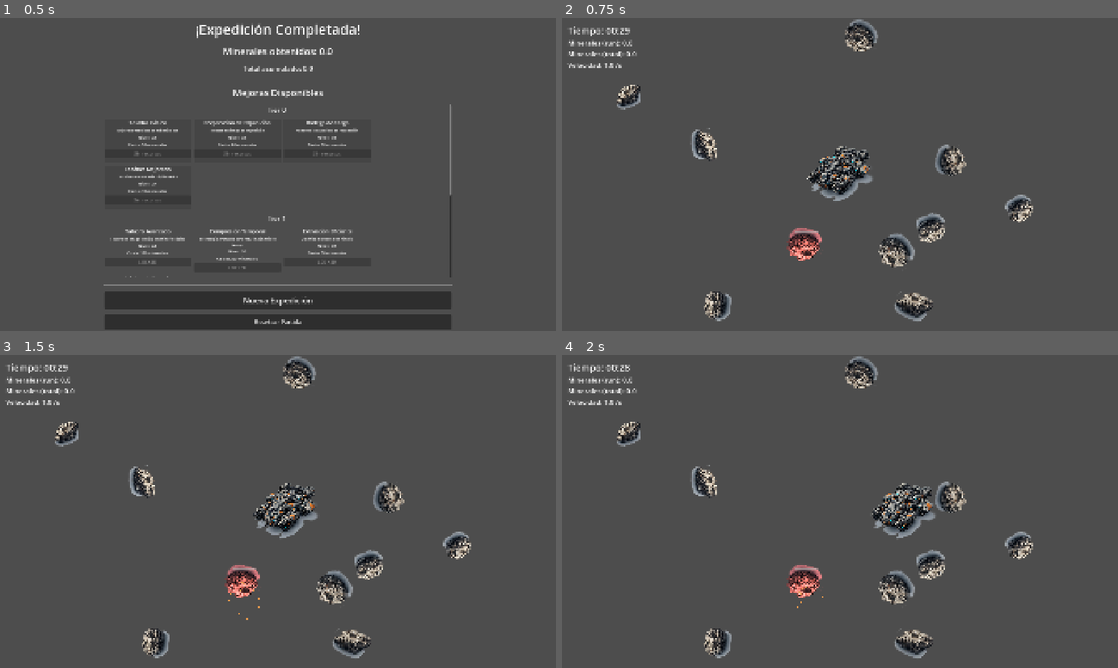
Above: before the commit, frames 1-4 (two rows, left to right).
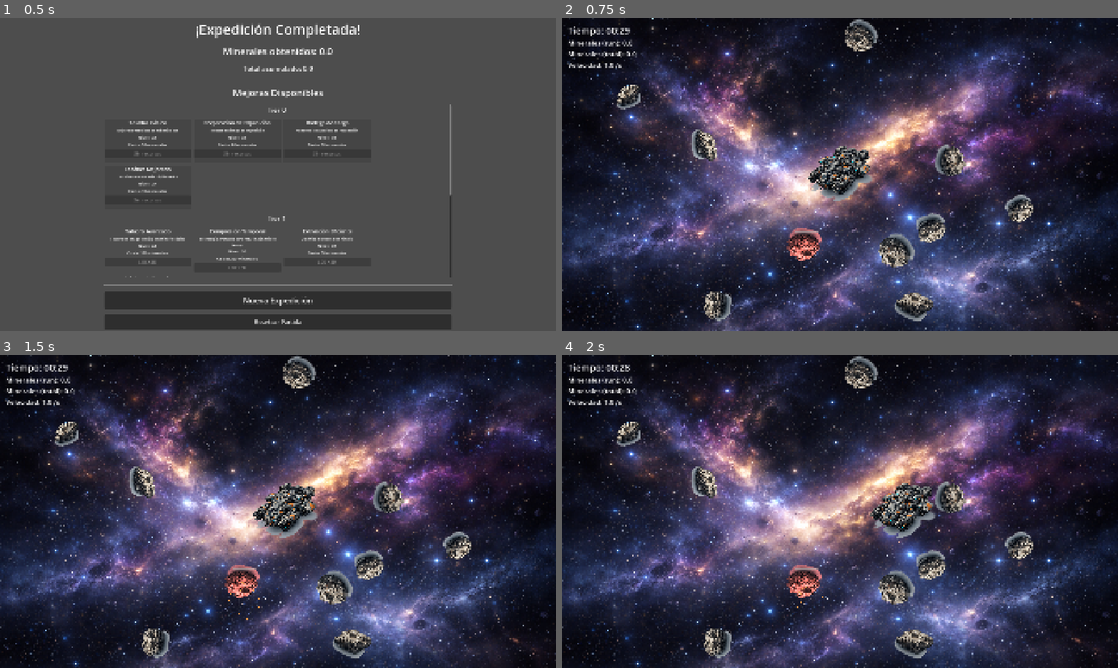
Above: after the commit, the same moments.

Repository: Sefito/space-idle-miner
Game: Godot game, scene res://scenes/Main.tscn
The game is run twice, just before and just after one commit, with the same random seed, the same clock (stepped at 60 frames per second) and the same inputs.
Inputs (mouse positions are in pixels of both pictures, inside the frame that each line leads up to):
- Up to frame 1 (0.5 s): no input
- Up to frame 2 (0.75 s): click "Nueva Expedición" at 0.5 s
- Up to frame 3 (1.5 s): tap Enter at 1.25 s; move the mouse to (144, 480) at 1.27 s; hold D (move_right) from 1.28 s (still down); click (144, 480) at 1.42 s
- Up to frame 4 (2 s): keep holding D (move_right)

Frame 1 is identical in both runs. In frame 2, 89% of the frame differs, in the area x 0-100%, y 0-100%; in frame 3, 89%; in frame 4, 90%.

Commit message:
Add expedition_background.png as background for expedition scene
Co-authored-by: Sefito <27697852+Sefito@users.noreply.github.com>

Diff:
--- a/scenes/Expedition.gd
+++ b/scenes/Expedition.gd
@@ -1,6 +1,7 @@
 extends Node2D
 
 # Scene references
+@onready var background: Sprite2D = $Background
 @onready var ship: CharacterBody2D = $Ship
 @onready var asteroid_spawner: Node2D = $AsteroidSpawner
 @onready var laser: Line2D = $Laser
@@ -18,13 +19,25 @@
 var time_since_last_laser: float = 0.0
 
 func _ready() -> void:
+	# Setup background to cover viewport
+	var viewport_size := get_viewport_rect().size
+	if background and background.texture:
+		var texture_size = background.texture.get_size()
+		# Scale background to cover viewport (maintaining aspect ratio or stretching as needed)
+		var scale_x = viewport_size.x / texture_size.x
+		var scale_y = viewport_size.y / texture_size.y
+		# Use the larger scale to ensure full coverage
+		var scale_factor = max(scale_x, scale_y)
+		background.scale = Vector2(scale_factor, scale_factor)
+		# Center the background
+		background.position = Vector2.ZERO
+
 	# Set up laser
 	laser.default_color = Color(1.0, 0.2, 0.2, 0.8)  # Red laser
 	laser.width = 3.0
 	laser.visible = false
 
 	# Setup camera - fixed at center of viewport
-	var viewport_size := get_viewport_rect().size
 	camera.position = viewport_size * 0.5  # Center of current viewport
 	camera.enabled = true
 
--- a/scenes/Expedition.tscn
+++ b/scenes/Expedition.tscn
@@ -1,11 +1,16 @@
-[gd_scene load_steps=4 format=3 uid="uid://cjkx2p3h8y7vn"]
+[gd_scene load_steps=5 format=3 uid="uid://cjkx2p3h8y7vn"]
 
 [ext_resource type="Script" path="res://scenes/Expedition.gd" id="1_expedition"]
+[ext_resource type="Texture2D" uid="uid://cwhjd8yx5nq2f" path="res://art/expedition_background.png" id="2_background"]
 [ext_resource type="PackedScene" uid="uid://bqvk8c5h7y1nx" path="res://scenes/Ship.tscn" id="2_ship"]
 [ext_resource type="Script" path="res://scenes/AsteroidSpawner.gd" id="3_spawner"]
 
 [node name="Expedition" type="Node2D"]
 script = ExtResource("1_expedition")
+
+[node name="Background" type="Sprite2D" parent="."]
+texture = ExtResource("2_background")
+centered = false
 
 [node name="Ship" parent="." instance=ExtResource("2_ship")]
 position = Vector2(400, 540)
Not shown, added: art/expedition_background.png.import
